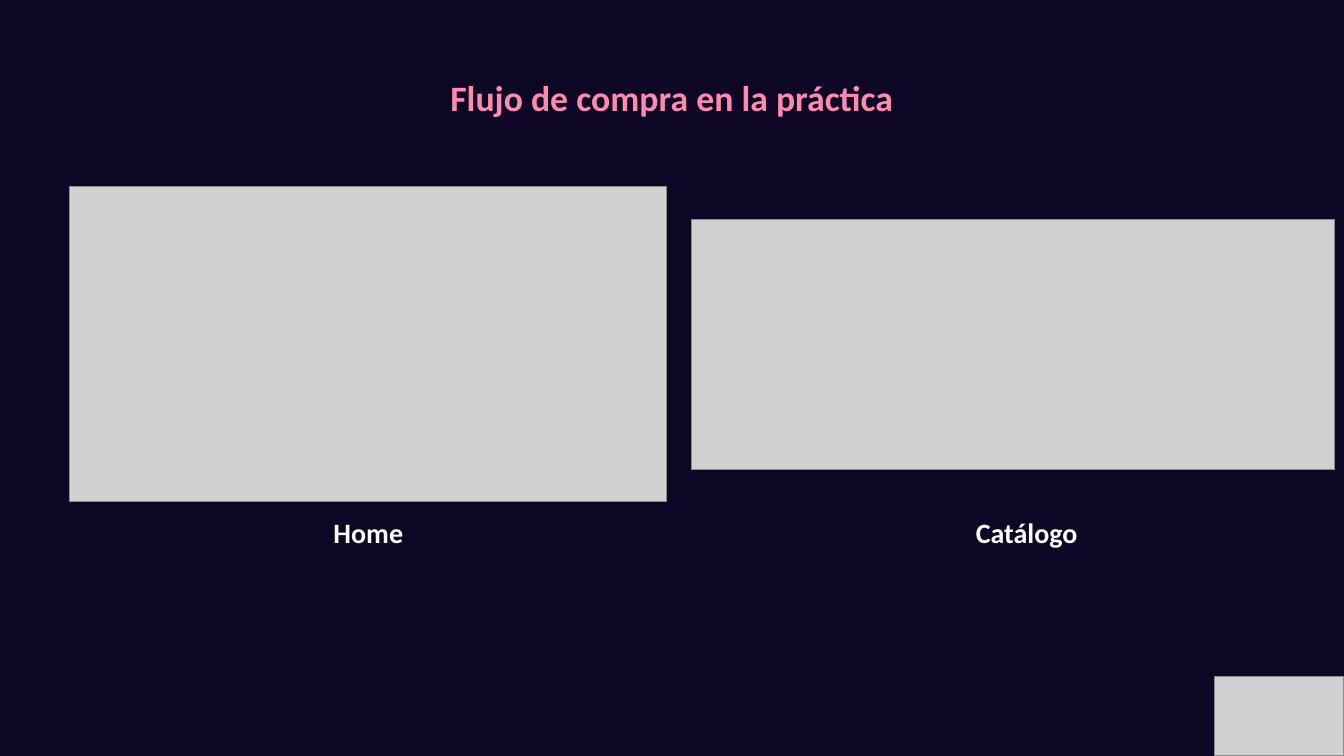
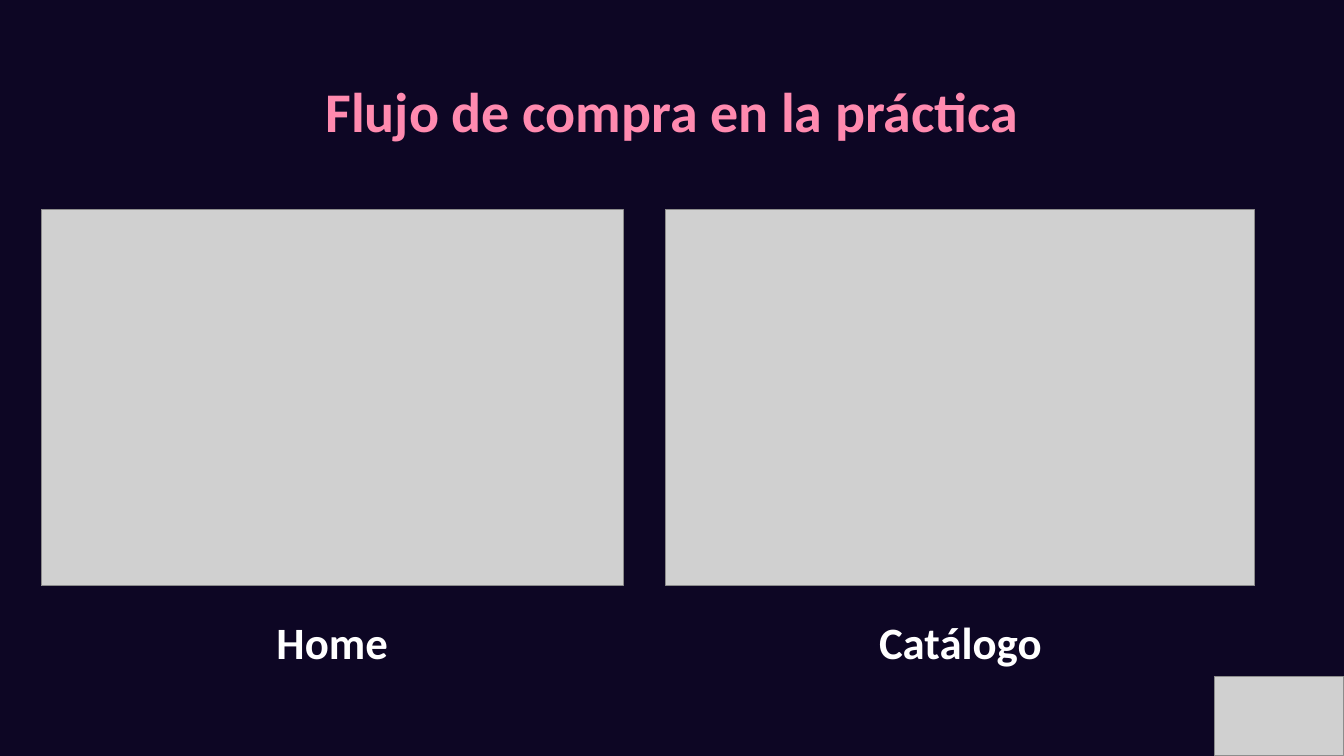
Before and after one commit to NezerkC/Prueba-Parcial-1, a slide deck: slide 4 of docs/Sonido-Vivo (1).pptx. Drawn at 1344x756 pixels with LibreOffice and Linux fonts; fonts in the diff are those of the drawing; grey boxes stand for pictures; background and template pictures are left out; a plain dark background stands for a picture behind light text. Boxes give left, top, right and bottom in pixels: in the first picture for what was removed or moved away, otherwise in the second. Text is boxed around its words. In the diff, an @@ line names an element or a change of style, - is before the commit and + after.

```diff
--- a/docs/Sonido-Vivo (1).pptx
+++ b/docs/Sonido-Vivo (1).pptx
@@ text "Flujo de compra en la ..." at (x1=326, y1=92, x2=1018, y2=142): size 25.5 to 40 pt @@
@@ picture resized from (x1=70, y1=187, x2=667, y2=502) to (x1=41, y1=210, x2=624, y2=586) @@
@@ picture resized from (x1=692, y1=220, x2=1335, y2=470) to (x1=666, y1=210, x2=1255, y2=586) @@
@@ text "Home" moved from (x1=333, y1=524, x2=403, y2=544) to (x1=276, y1=630, x2=387, y2=660) @@
@@ text "Home" at (x1=276, y1=630, x2=387, y2=660): size 20 to 32 pt @@
@@ text "Catálogo" at (x1=879, y1=627, x2=1042, y2=667): size 20 to 32 pt @@
@@ text "Catálogo" moved from (x1=976, y1=523, x2=1078, y2=548) to (x1=879, y1=627, x2=1042, y2=667) @@
```
Also in this commit, not shown: 1 other slide changed.
